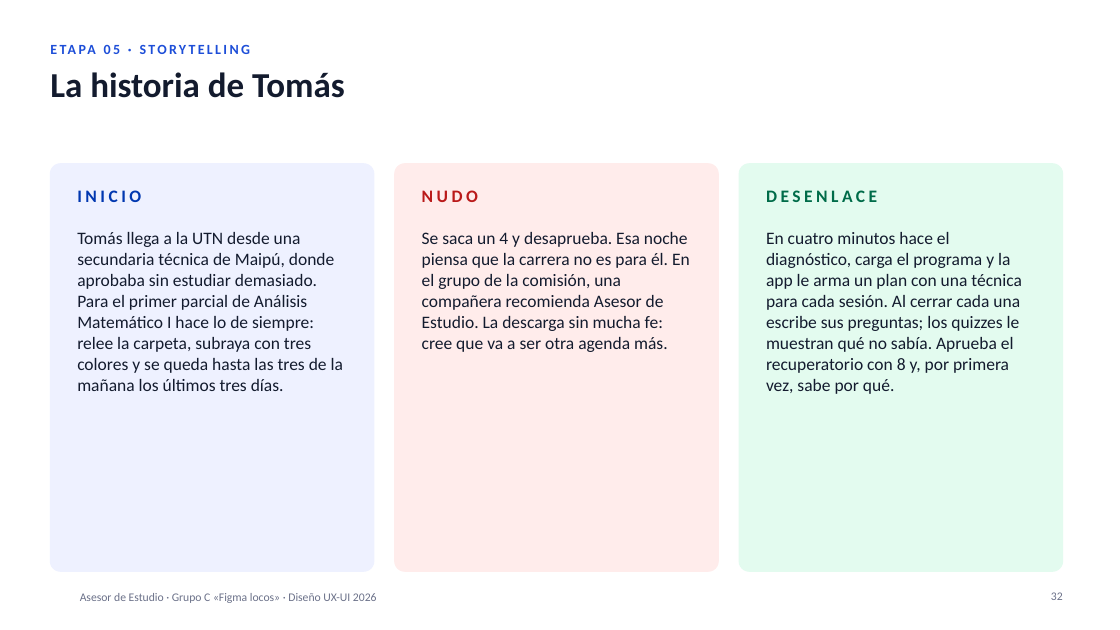
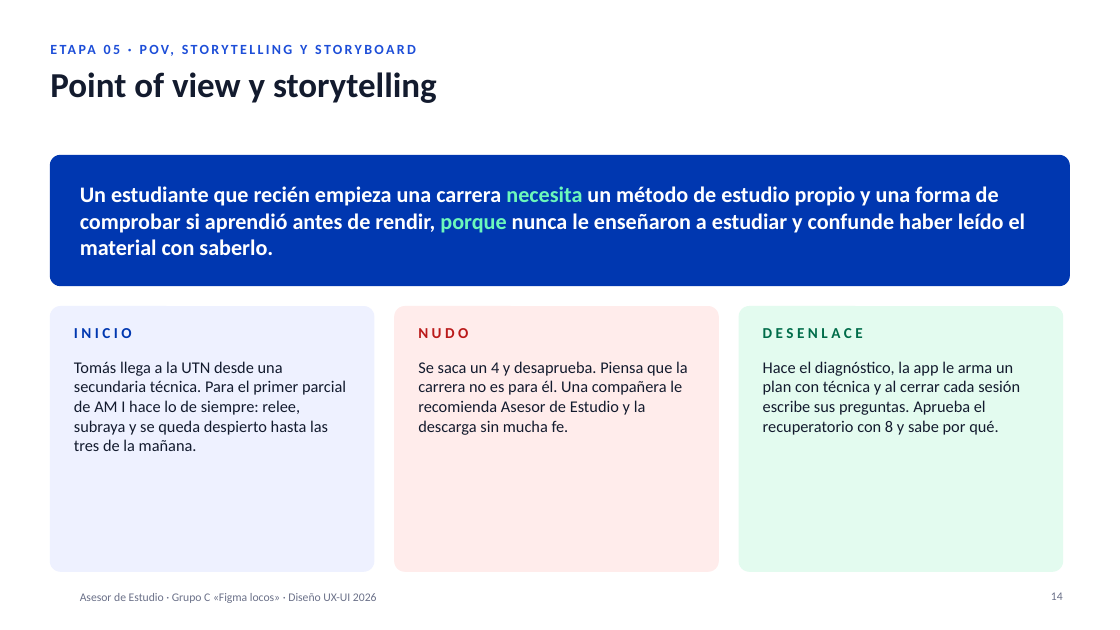
Before and after one commit to vichen12/ux-final, a slide deck: slide 14 of presentacion/GrupoC_AsesorDeEstudio_2026.pptx (slide 32 before the commit). Drawn at 1120x630 pixels with LibreOffice and Linux fonts; fonts in the diff are those of the drawing; background and template pictures are left out. Boxes give left, top, right and bottom in pixels: in the first picture for what was removed or moved away, otherwise in the second. Text is boxed around its words. In the diff, an @@ line names an element or a change of style, - is before the commit and + after.

```diff
--- a/presentacion/GrupoC_AsesorDeEstudio_2026.pptx
+++ b/presentacion/GrupoC_AsesorDeEstudio_2026.pptx
@@ text at bbox=[221, 45, 228, 54]: text changed @@
-ETAPA 05 · STORYTELLING
+ETAPA 05 · POV, STORYTELLING Y STORYBOARD
@@ title at bbox=[50, 72, 437, 103]: text changed @@
-La historia de Tomás
+Point of view y storytelling
@@ rounded rectangle added at bbox=[50, 155, 1070, 286], fill #0037B0, outline #0037B0 1 pt @@
@@ text added at bbox=[80, 186, 1026, 255], 19 pt, text #FFFFFF, bold @@
+Un estudiante que recién empieza una carrera necesita un método de estudio propio y una forma de comprobar si aprendió antes de rendir, porque nunca le enseñaron a estudiar y confunde haber leído el material con saberlo.
@@ rounded rectangle: place and size @@
-rounded rectangle at bbox=[50, 164, 374, 571]
+rounded rectangle at bbox=[50, 307, 374, 571]
@@ text "INICIO": place and size @@
-text "INICIO" at bbox=[77, 190, 141, 202]
+text "INICIO" at bbox=[74, 328, 132, 338]
@@ rounded rectangle: place and size @@
-rounded rectangle at bbox=[395, 164, 718, 571]
+rounded rectangle at bbox=[395, 307, 718, 571]
@@ size 15 to 13 pt in 3 elements at bbox=[74, 328, 132, 338], bbox=[763, 328, 863, 338], bbox=[418, 328, 468, 338] @@
@@ text "NUDO": place and size @@
-text "NUDO" at bbox=[422, 190, 478, 202]
+text "NUDO" at bbox=[418, 328, 468, 338]
@@ proportions changed in 3 elements at bbox=[50, 307, 374, 571], bbox=[395, 307, 718, 571], bbox=[739, 307, 1063, 571] @@
@@ rounded rectangle: place and size @@
-rounded rectangle at bbox=[739, 164, 1063, 571]
+rounded rectangle at bbox=[739, 307, 1063, 571]
@@ text "DESENLACE": place and size @@
-text "DESENLACE" at bbox=[766, 190, 877, 202]
+text "DESENLACE" at bbox=[763, 328, 863, 338]
@@ text at bbox=[74, 361, 346, 451]: text changed; size 15 to 14 pt @@
-Tomás llega a la UTN desde una secundaria técnica de Maipú, donde aprobaba sin estudiar demasiado. Para el primer parcial de Análisis Matemático I hace lo de siempre: relee la carpeta, subraya con tres colores y se queda hasta las tres de la mañana los últimos tres días.
+Tomás llega a la UTN desde una secundaria técnica. Para el primer parcial de AM I hace lo de siempre: relee, subraya y se queda despierto hasta las tres de la mañana.
@@ text at bbox=[418, 361, 688, 435]: text changed; size 15 to 14 pt @@
-Se saca un 4 y desaprueba. Esa noche piensa que la carrera no es para él. En el grupo de la comisión, una compañera recomienda Asesor de Estudio. La descarga sin mucha fe: cree que va a ser otra agenda más.
+Se saca un 4 y desaprueba. Piensa que la carrera no es para él. Una compañera le recomienda Asesor de Estudio y la descarga sin mucha fe.
@@ text at bbox=[763, 361, 1020, 435]: text changed; size 15 to 14 pt @@
-En cuatro minutos hace el diagnóstico, carga el programa y la app le arma un plan con una técnica para cada sesión. Al cerrar cada una escribe sus preguntas; los quizzes le muestran qué no sabía. Aprueba el recuperatorio con 8 y, por primera vez, sabe por qué.
+Hace el diagnóstico, la app le arma un plan con técnica y al cerrar cada sesión escribe sus preguntas. Aprueba el recuperatorio con 8 y sabe por qué.
@@ page number at bbox=[1051, 592, 1063, 600]: text changed @@
-32
+14
```
Also in this commit, not shown: 13 other slides changed, 11 slides added, 59 slides removed, 2 other files.
